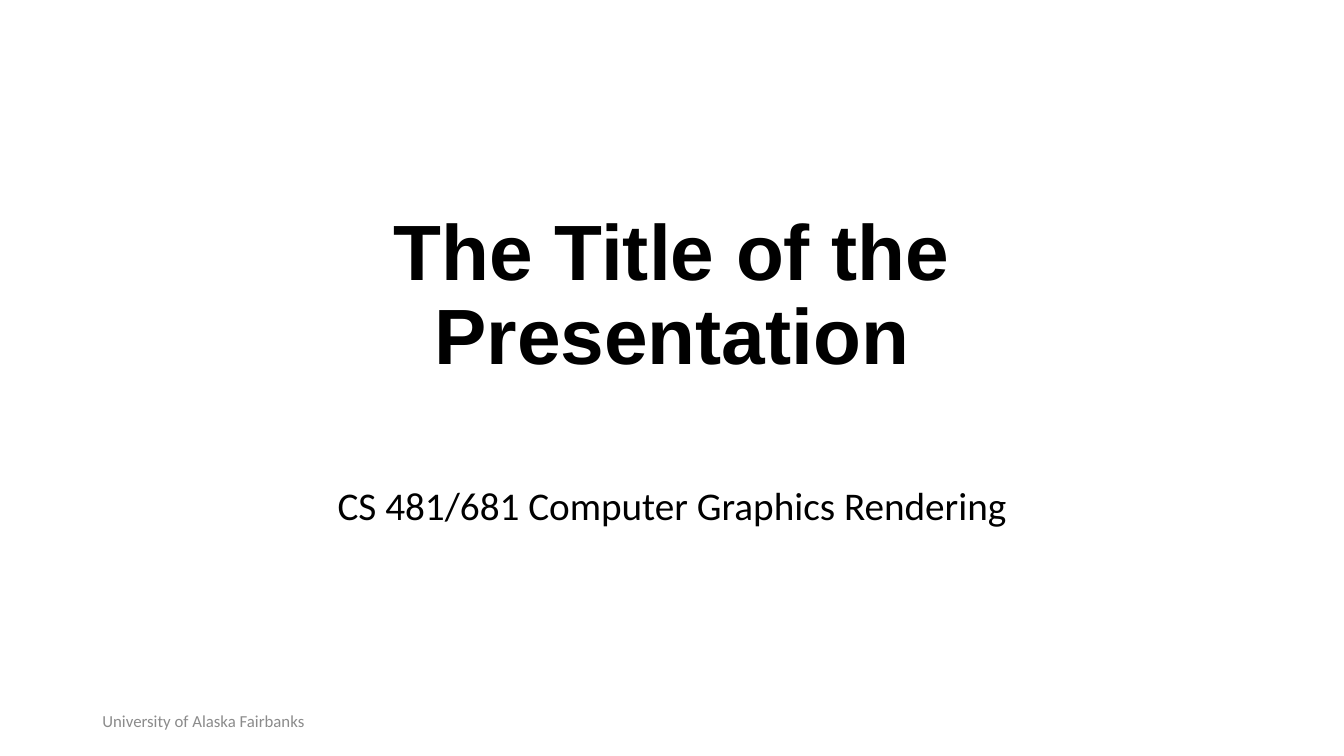
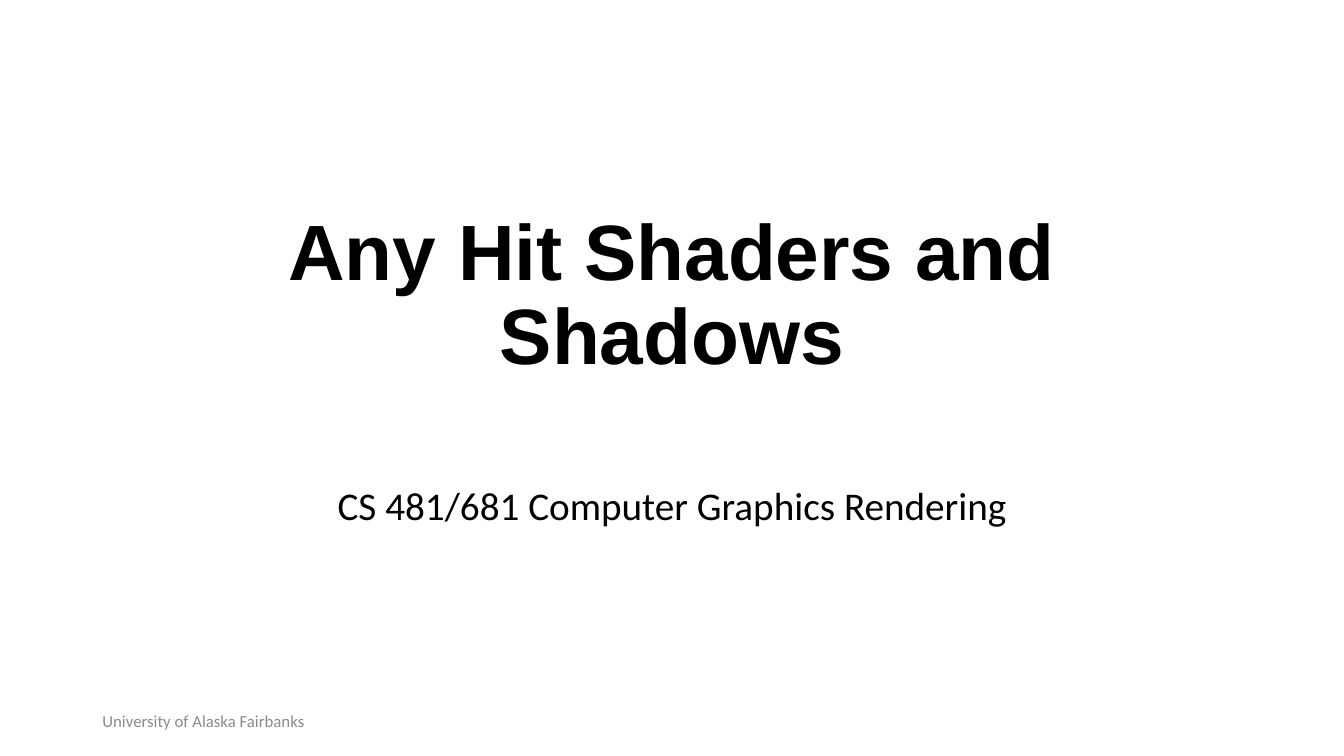
Before and after one commit to RahidZaman/cs481681-cgr, a slide deck: slide 1 of slides/pptx/week05.pptx. Drawn at 1344x756 pixels with LibreOffice and Linux fonts; fonts in the diff are those of the drawing; background and template pictures are left out. Boxes give left, top, right and bottom in pixels: in the first picture for what was removed or moved away, otherwise in the second. Text is boxed around its words. In the diff, an @@ line names an element or a change of style, - is before the commit and + after.

```diff
--- a/slides/pptx/week05.pptx
+++ b/slides/pptx/week05.pptx
@@ title at [288, 223, 1054, 365]: text changed @@
-The Title of the Presentation
+Any Hit Shaders and Shadows
```
Also in this commit, not shown: 1 other slide changed, 6 slides added, 2 slides removed, 9 other files.
